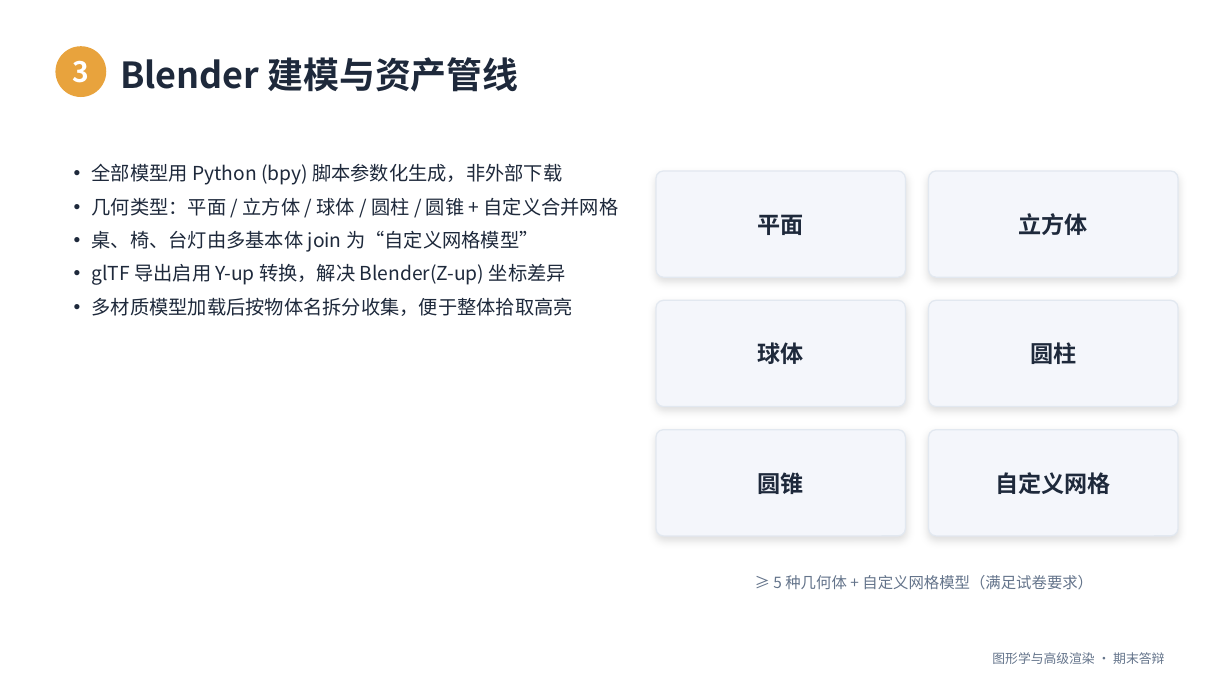
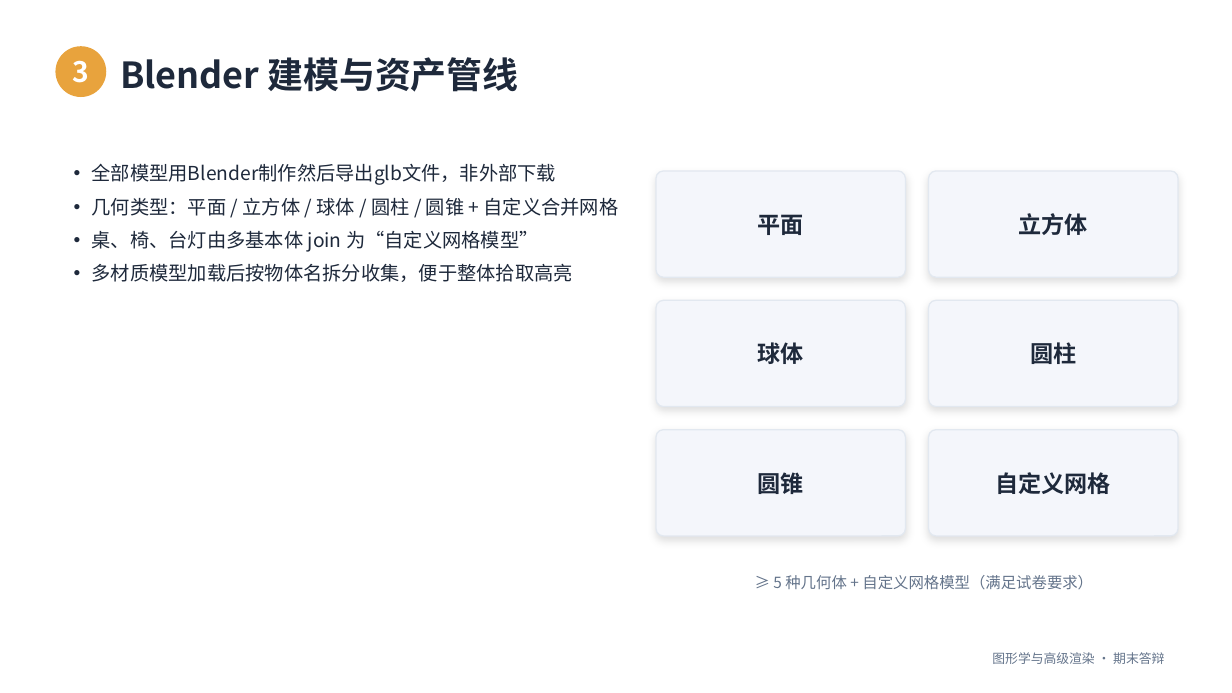
Before and after one commit to SongJiaGang-del/graphics-final, a slide deck: slide 5 of 宋佳刚 赵志国.pptx. Drawn at 1232x693 pixels with LibreOffice and Linux fonts; fonts in the diff are those of the drawing. Boxes give left, top, right and bottom in pixels: in the first picture for what was removed or moved away, otherwise in the second. Text is boxed around its words. In the diff, an @@ line names an element or a change of style, - is before the commit and + after.

```diff
--- a/宋佳刚 赵志国.pptx
+++ b/宋佳刚 赵志国.pptx
@@ text at <box>92,163,557,185</box>: text changed @@
-• 全部模型用 Python (bpy) 脚本参数化生成，非外部下载
+• 全部模型用Blender制作然后导出glb文件，非外部下载
@@ text at <box>92,264,566,285</box>: paragraph removed @@
-• glTF 导出启用 Y-up 转换，解决 Blender(Z-up) 坐标差异
```
Also in this commit, not shown: 5 other slides changed.
